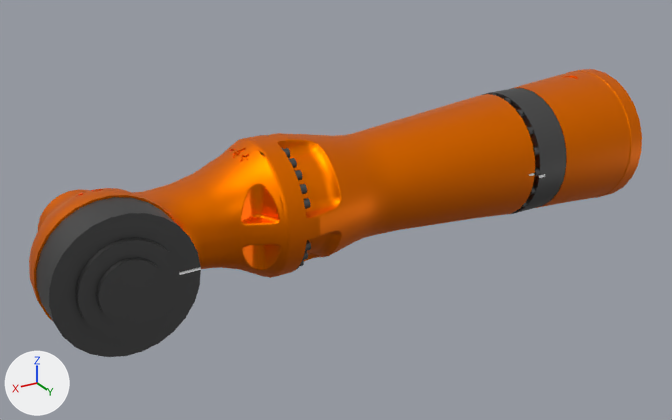
An edit to the COLLADA model kuka_kr20_support/meshes/kr20r1810_2/visual/link_4.dae, drawn before and after from the same camera.
Camera for both pictures: a 50 mm camera at (0.741, 0.681, 0.321) aimed at (0.336, 0.005, -0.017). Every picture has the same lights, and +X, +Y and +Z are marked at lower left. The older version comes first. Vertices at exactly the same position are counted once.

Before the edit, the objects in view are built like this:
```python
me_compound007 = bpy.data.meshes.new('COMPOUND007')
me_compound007.from_pydata(...)  # 8214 vertices, 16402 faces; spans x 0.0..0.619, y -0.069..0.092, z -0.069..0.069
# faces by material slot: [6234, 10099, 69]
me_compound007.materials.append(mat_mat_0)  # dark grey #666666
me_compound007.materials.append(mat_mat_2)  # orange #ff7f00
me_compound007.materials.append(mat_mat_3)  # white #ffffff
ob_link_4 = bpy.data.objects.new('link_4', me_compound007)
ob_link_4.location = (0.0, 0.0, 0.0)
```
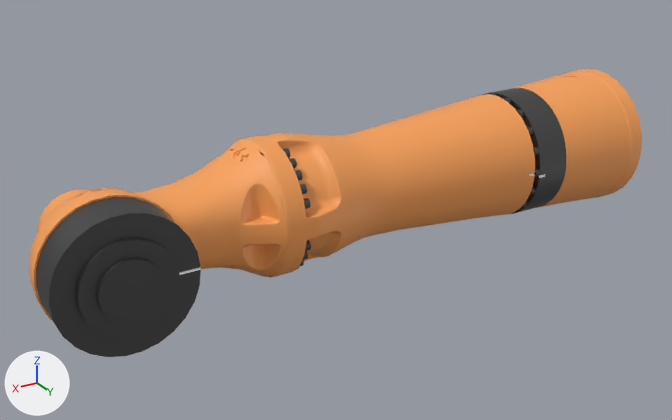
The edits, one by one:
Material 'KukaOrange' (mat_kukaorange) is new.
Its base color is (0.949, 0.361, 0.098) (orange #f9a258).
me_compound007 has 8214 vertices, 16402 faces and spans x 0.0..0.619, y -0.069..0.092, z -0.069..0.069.
me_compound007 is used by ob_link_4; location (0.0, 0.0, 0.0).
me_compound007 part 1: all 10099 faces that had it switch from mat_mat_2 (orange #ff7f00) to mat_kukaorange (orange #f9a258).

Location of each change, [x1, y1, x2, y2] in pixels of the pictures (672 x 420 px):
part 1 of me_compound007, recoloured (lighter): [29, 69, 642, 321] in both
